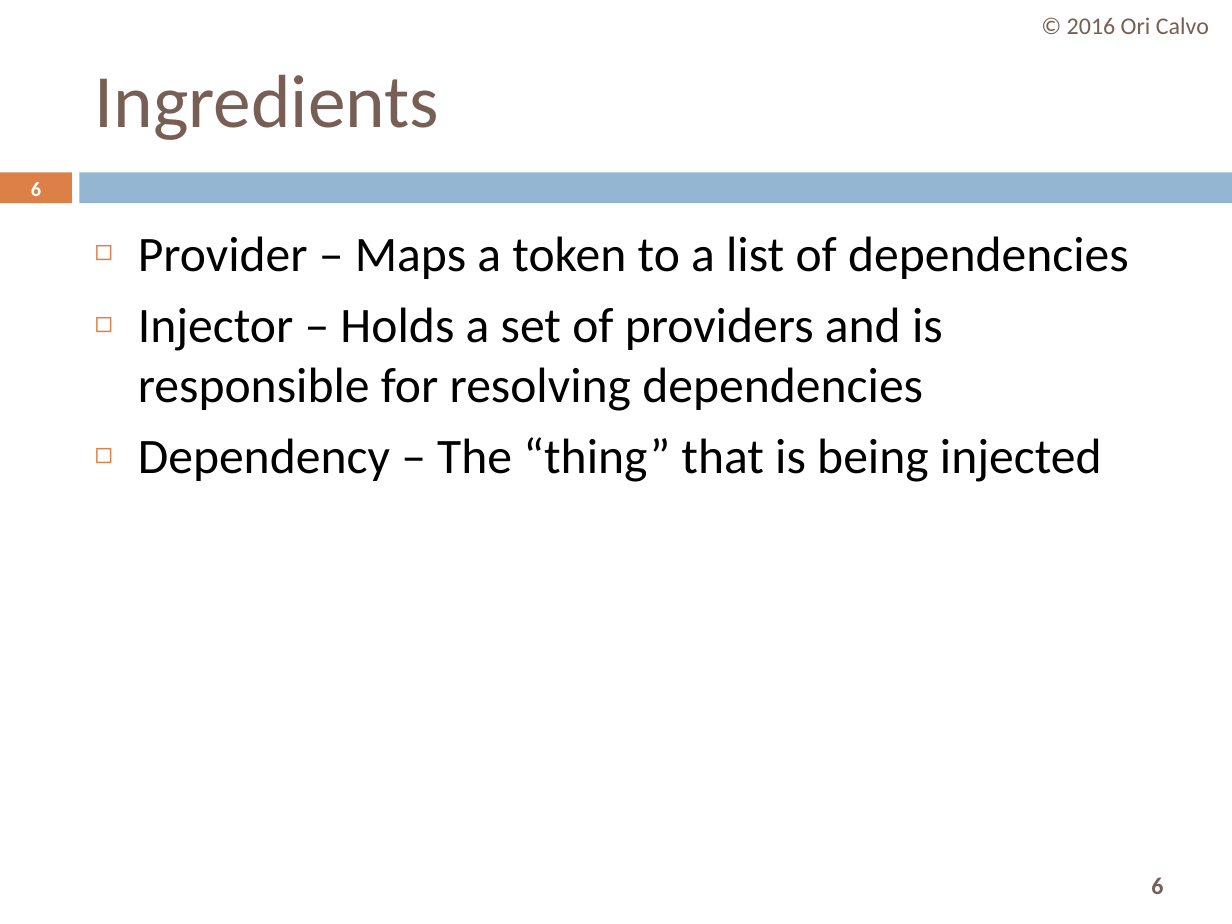
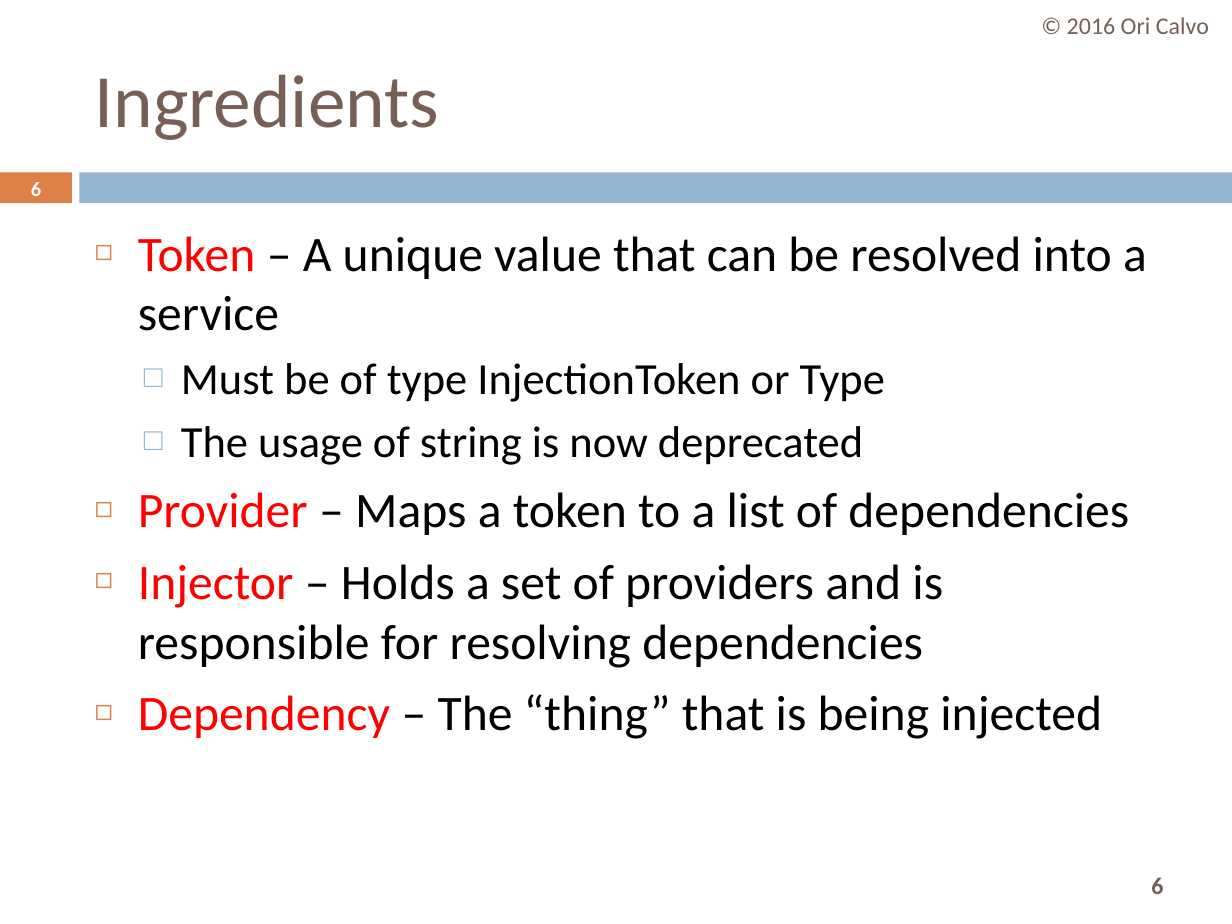
Before and after one commit to oricalvo/course-angular, a slide deck: slide 6 of PPTs/02 Dependency Injection.pptx. Drawn at 1232x924 pixels with LibreOffice and Linux fonts; fonts in the diff are those of the drawing. Boxes give left, top, right and bottom in pixels: in the first picture for what was removed or moved away, otherwise in the second. Text is boxed around its words. In the diff, an @@ line names an element or a change of style, - is before the commit and + after.

```diff
--- a/PPTs/02 Dependency Injection.pptx
+++ b/PPTs/02 Dependency Injection.pptx
@@ text at [138, 236, 1147, 465]: paragraphs added @@
+◻ Token – A unique value that can be resolved into a service
+  □ Must be of type InjectionToken or Type
+  □ The usage of string is now deprecated
@@ text at [138, 492, 1129, 739]: text colour #000000 to #FF0000 in "Provider", "Injector", "Dependency" @@
```
Also in this commit, not shown: 1 other slide changed, 7 slides added, 5 other files.
